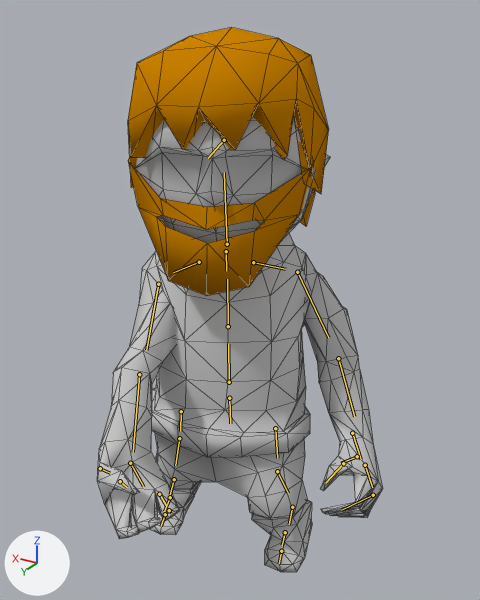
The Blender file Assets/Resources/Models/Character/Character.blend, before and after one commit.
Both versions are drawn from a camera (50 mm lens) standing at (-0.633, 1.001, 1.051) and looking at (-0.088, 0.092, 0.597). Every picture has the same lights, and +X, +Y and +Z are marked at lower left. Both versions are drawn at frame 430 of the action 'ArmatureAction'; the numbers are the values there. The bones that bend it are drawn over the model as lines. Mesh edges are drawn as thin lines.

Names of what the first picture shows: 'NPC_Beard_008', 'NPC_Hair_009', 'NPC_Man_Normal001'.
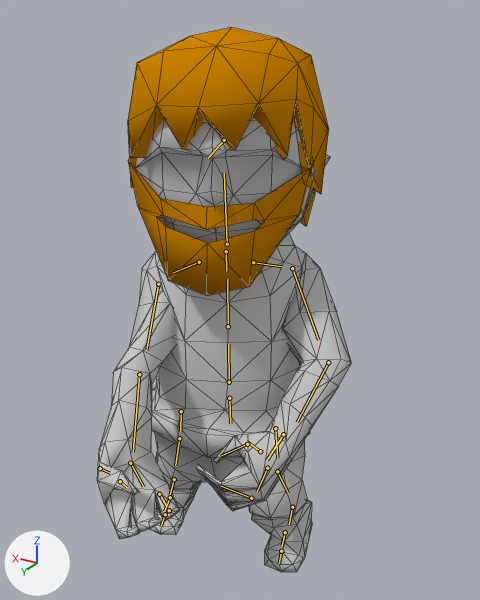
Where the change shows, as pixel boxes [x1, y1, x2, y2] in the pictures (480 x 600 px):
'NPC_Man_Normal001', posed (11% narrower)
    before: [97, 117, 383, 572]
    after: [97, 117, 352, 572]
bone 'CATLClavicle', root to tip
    before: (253, 262) to (285, 269)
    after: (253, 262) to (281, 266)
bone 'CATLArm', root to tip
    before: (297, 272) to (328, 337)
    after: (292, 268) to (318, 340)
bone 'CATLForearm', root to tip
    before: (338, 358) to (354, 416)
    after: (328, 362) to (297, 422)
bone 'CATLHand', root to tip
    before: (352, 433) to (361, 459)
    after: (283, 434) to (267, 460)
bone 'CATLThumb1', root to tip
    before: (357, 456) to (341, 463)
    after: (260, 451) to (246, 441)
bone 'CATLThumb2', root to tip
    before: (343, 463) to (325, 483)
    after: (247, 444) to (220, 456)

The edits, one by one:
Bone 'CATLClavicle' (bone_catlclavicle) turns from (15, 28, 3) to (-5, 15, 32) degrees about its own x, y and z.
Bone 'CATLArm' (bone_catlarm) turns from (-55, 116, -11) to (38, 26, 56) degrees about its own x, y and z.
Bone 'CATLForearm' (bone_catlforearm) turns from (-10, -39, 10) to (-5, 23, 47) degrees about its own x, y and z.
Bone 'CATLHand' (bone_catlhand) turns from (67, -78, -92) to (83, -78, -98) degrees about its own x, y and z.
Bone 'CATLThumb1' (bone_catlthumb1) turns from (-48, 17, 67) to (-59, 10, 51) degrees about its own x, y and z.
Bone 'CATLThumb2' (bone_catlthumb2) turns from (-58, -32, 8) to (-5, -29, -48) degrees about its own x, y and z.
